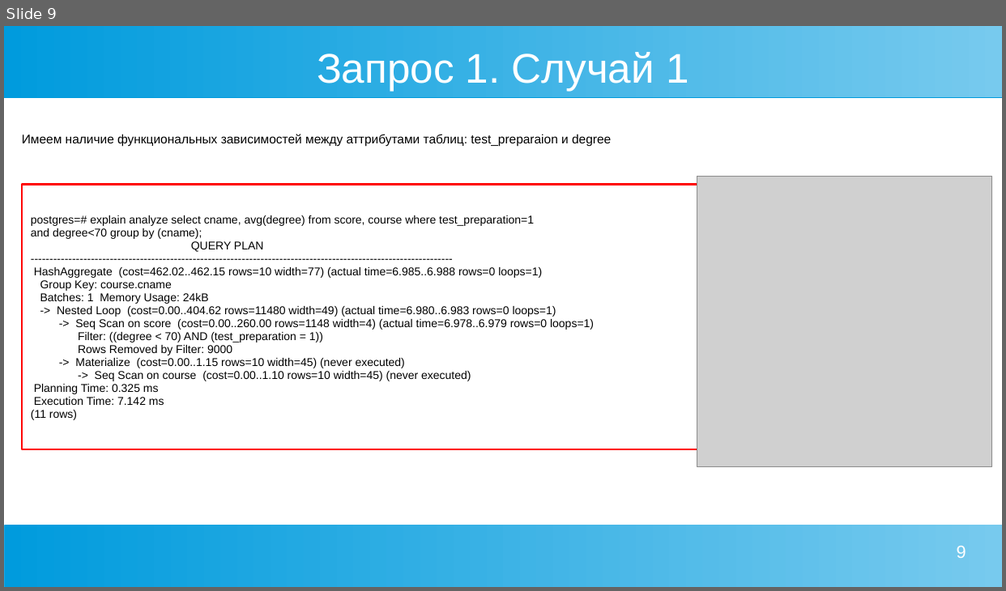
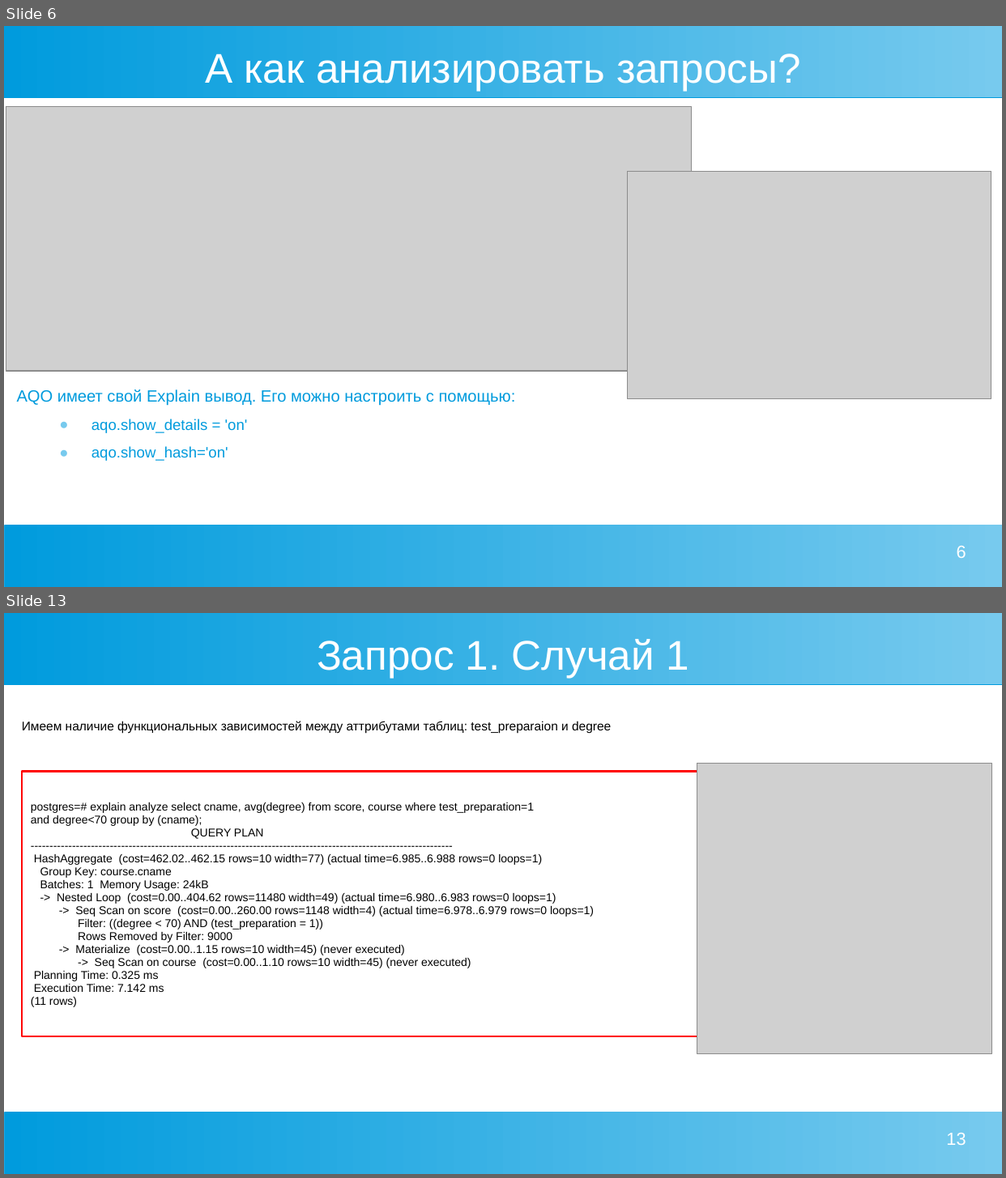
Before and after one commit to Alena0704/conf, a slide deck: aqo_presentation.ppt. Shown one above the other, each under a label of ours: slide 9 before the commit, slides 6 and 13 after it; the slides between them are not shown. The pictures are 1006x591 and 1006x1178 pixels, drawn with LibreOffice and Linux fonts; fonts in the diff are those of the drawing; grey boxes stand for pictures. Boxes give left, top, right and bottom in pixels: in the first picture for what was removed or moved away, otherwise in the second. Text is boxed around its words. In the diff, an @@ line names an element or a change of style, - is before the commit and + after.

```diff
--- a/aqo_presentation.ppt
+++ b/aqo_presentation.ppt
@@ slide 6 added at [4,26,1002,587], background #FFFFFF; not listed: 2 template elements that a slide beside it also shows @@
@@ title added at [205,54,801,91], 33 pt, text #FFFFFF @@
+А как анализировать запросы?
@@ picture added at [6,106,692,371] @@
@@ picture added at [628,172,992,399] @@
@@ text added at [17,390,516,461], 13 pt, text #009BDD @@
+AQO имеет свой Explain вывод. Его можно настроить с помощью:
+  ● aqo.show_details = 'on'
+  ● aqo.show_hash='on'
@@ page number added at [957,546,966,558], 14 pt, text #FFFFFF @@
+6
@@ what was slide 9 is now slide 13 @@
@@ page number at [946,1133,965,1145]: text changed @@
-9
+13
```
Also in this commit, not shown: 12 slides changed, 6 other slides added, 7 slides removed.
